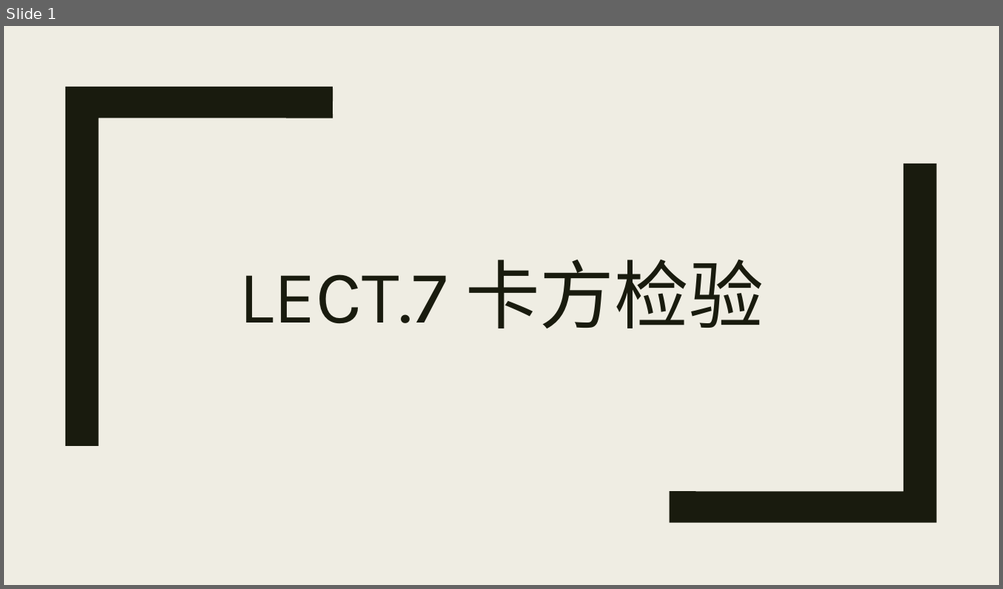
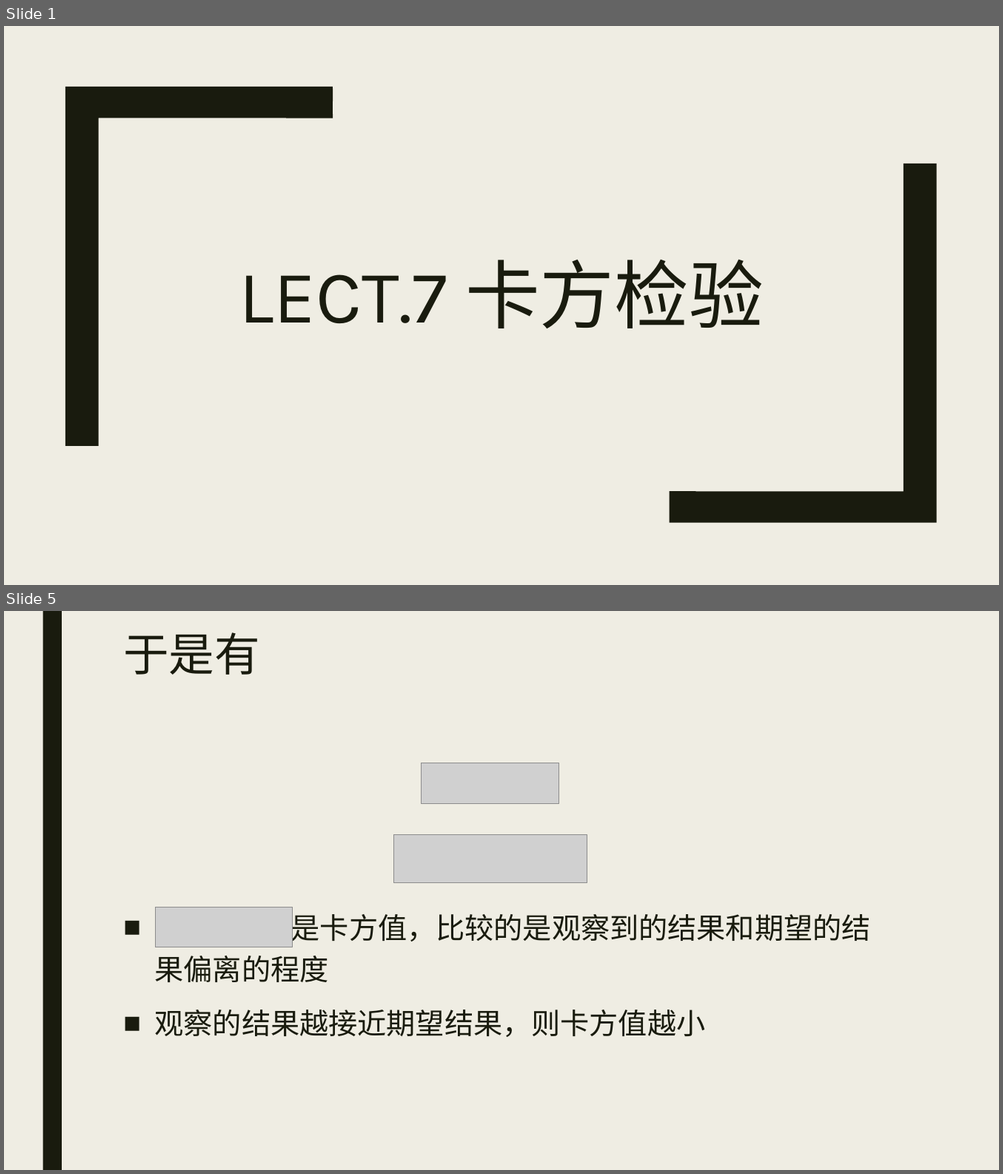
Before and after one commit to beneon/medstat, a slide deck: lect-7/卡方检验.pptx. Shown one above the other, each under a label of ours: slide 1 before the commit, slides 1 and 5 after it; the slides between them are not shown. The pictures are 1003x589 and 1003x1174 pixels, drawn with LibreOffice and Linux fonts; fonts in the diff are those of the drawing; grey boxes stand for pictures. Boxes give left, top, right and bottom in pixels: in the first picture for what was removed or moved away, otherwise in the second. Text is boxed around its words. In the diff, an @@ line names an element or a change of style, - is before the commit and + after.

```diff
--- a/lect-7/卡方检验.pptx
+++ b/lect-7/卡方检验.pptx
@@ slide 5 added at box(4, 611, 999, 1170), background #EFEDE3 @@
@@ rectangle added at box(42, 611, 62, 1170), fill #191B0E @@
@@ title added at box(123, 632, 260, 675), 44 pt, text #191B0E @@
+于是有
@@ picture added at box(421, 763, 558, 803) @@
@@ picture added at box(393, 834, 586, 883) @@
@@ text added at box(155, 909, 871, 1037), 28 pt, text #191B0E @@
+■ 是卡方值，比较的是观察到的结果和期望的结果偏离的程度
+■ 观察的结果越接近期望结果，则卡方值越小
@@ picture added at box(155, 907, 292, 948) @@
```
Also in this commit, not shown: 4 other slides added, 1 other file.
